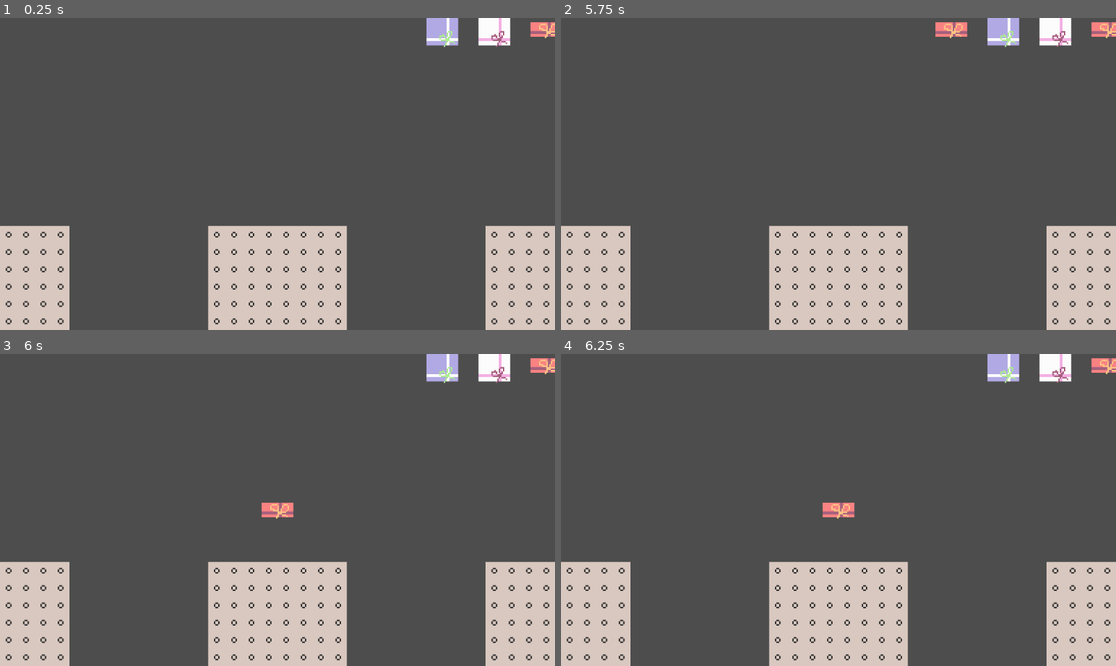
Above: before the commit, frames 1-4 (two rows, left to right).
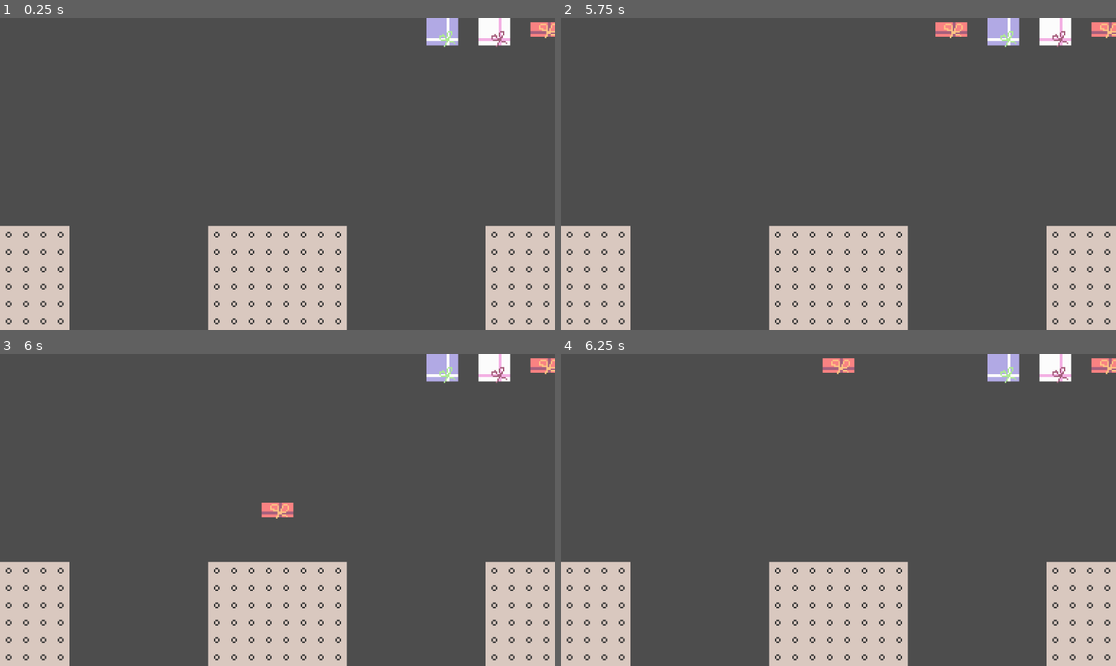
Above: after the commit, the same moments.

Repository: SuperDuperOrganisationsname/DevsThatJam9
Game: Godot game, scene res://scenes/main.tscn
Same seed, same stepped clock (60 frames per second), same inputs: the game is played once before the commit and once after it.
Inputs (mouse positions are in pixels of both pictures, inside the frame that each line leads up to):
- Up to frame 1 (0.25 s): no input
- Up to frame 2 (5.75 s): tap Enter at 0.5, 2, 3.5 s; move the mouse to (1104, 30) at 0.52 s; press the mouse at (1104, 30) at 0.53 s; tap Space at 1.25, 2.75, 4.25 s; move the mouse to (1054, 30) at 1.27 s; release the mouse at (1054, 30) at 1.28 s; click (1054, 30) at 1.35 s; move the mouse to (1005, 30) at 2.02 s; press the mouse at (1005, 30) at 2.03 s; move the mouse to (810, 236) at 2.77 s; release the mouse at (810, 236) at 2.78 s; click (810, 236) at 2.85 s; move the mouse to (1005, 220) at 3.52 s; press the mouse at (1005, 220) at 3.53 s; move the mouse to (672, 127) at 4.27 s; release the mouse at (672, 127) at 4.28 s; click (672, 127) at 4.35 s; move the mouse to (866, 174) at 5.02 s; press the mouse at (866, 174) at 5.03 s
- Up to frame 3 (6 s): move the mouse to (388, 366) at 5.77 s; release the mouse at (388, 366) at 5.78 s; click (388, 366) at 5.85 s
- Up to frame 4 (6.25 s): no input

Frames 1-3 are identical in both runs. In frame 4, 0.6% of the frame differs, in the area x 47-53%, y 1-53%.

Commit message:
better gift spwan

Diff:
--- a/scripts/gameplay.gd
+++ b/scripts/gameplay.gd
@@ -63,9 +63,10 @@
 
 func _update_positions():
 	for j in range(pending_gifts.size()):
-		var tween = get_tree().create_tween()
-		tween.tween_property(pending_gifts[j], "position", Vector2(_int_to_x_pos(j), -100), 0.2).set_ease(Tween.EASE_OUT)
-		pending_gifts[j].gift_index = j
+		if not pending_gifts[j].draggable:
+			var tween = get_tree().create_tween()
+			tween.tween_property(pending_gifts[j], "position", Vector2(_int_to_x_pos(j), -100), 0.2).set_ease(Tween.EASE_OUT)
+			pending_gifts[j].gift_index = j
 
 func remove_gift(index: int):
 	pending_gifts.remove_at(index)
@@ -73,7 +74,7 @@
 
 func add_gift():
 	if pending_gifts.size() < 15:
-		pending_gifts.append(_spawn_gift(_draw_gift(), Vector2(_int_to_x_pos(pending_gifts.size()), -100)))
+		pending_gifts.append(_spawn_gift(_draw_gift(), Vector2(_int_to_x_pos(14), -100)))
 		_update_positions()
 	else:
 		defeat()
@@ -84,6 +85,10 @@
 
 # Called every frame. 'delta' is the elapsed time since the previous frame.
 func _process(delta: float) -> void:
+	for i in range(pending_gifts.size()):
+		if not pending_gifts[i].draggable:
+			pending_gifts[i].position.y = -100
+
 	$Control/Score.text = str(total_score)
 
 	if $Timer/Button1CD.time_left > 0.0:
Not shown: 1 places in scenes/main.tscn that only renumber resources
